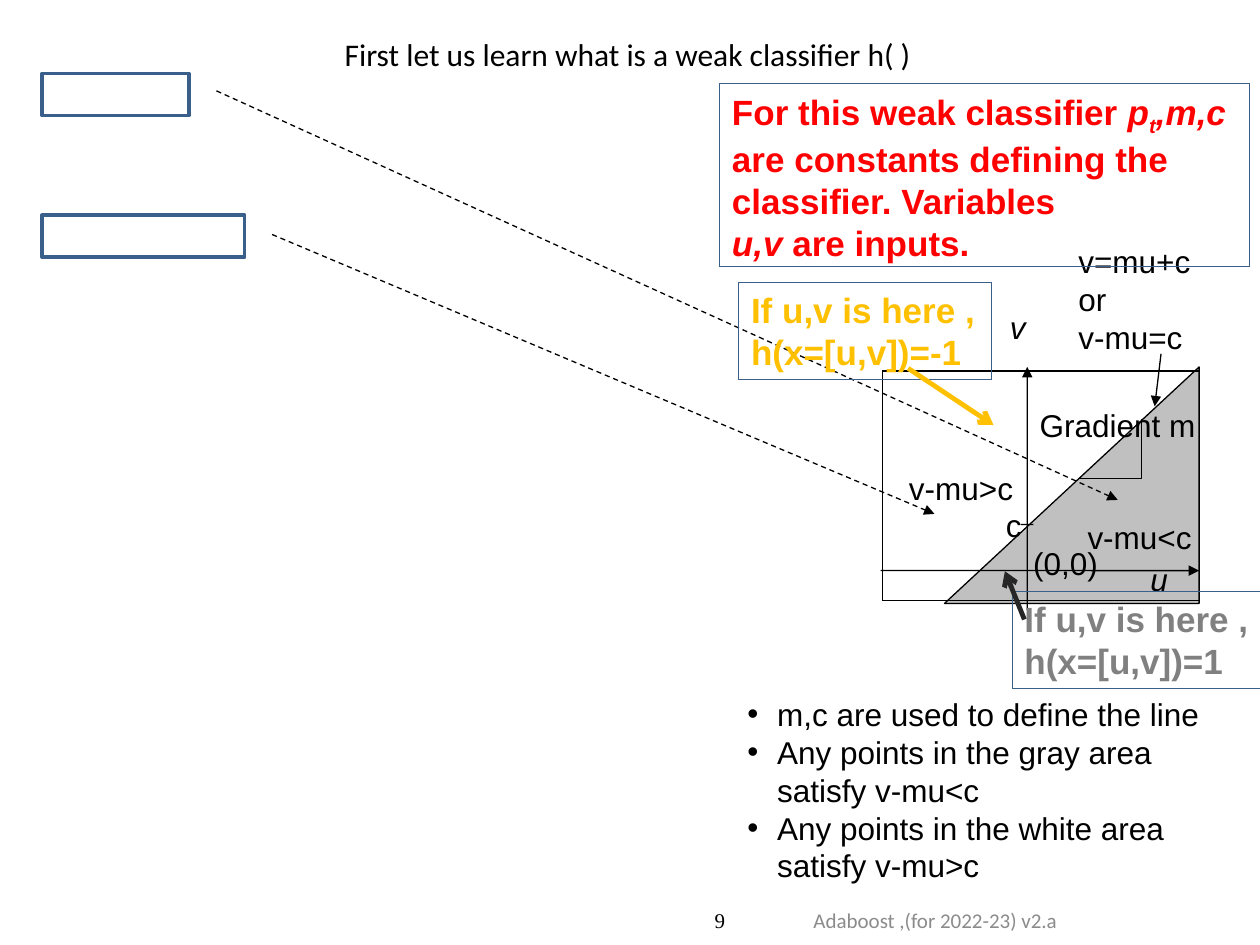
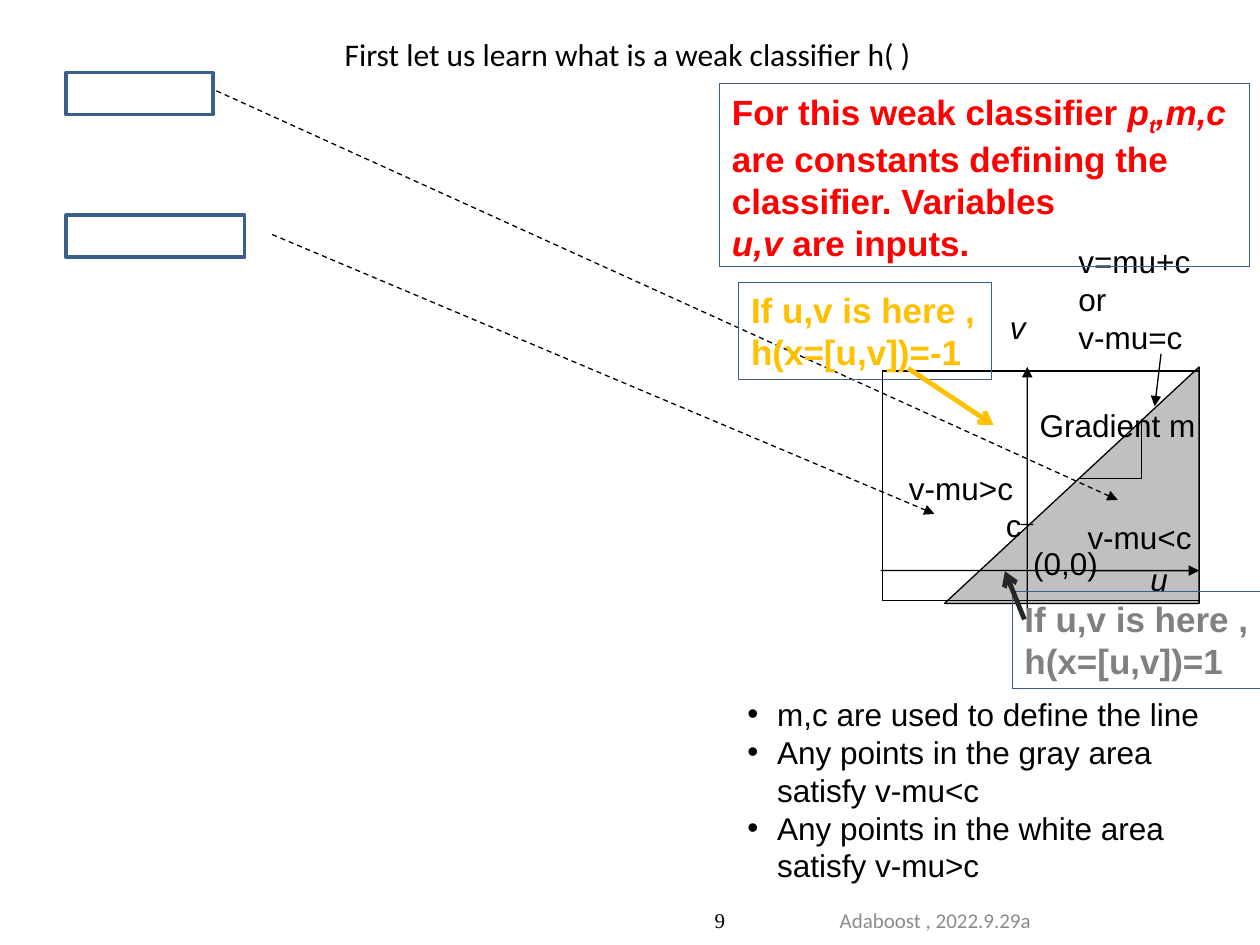
Before and after one commit to JoseHung/Speech-Recognition, a slide deck: slide 9 of slides/5707_06_adaboost.pptx. Drawn at 1260x945 pixels with LibreOffice and Linux fonts; fonts in the diff are those of the drawing; grey boxes stand for pictures. Boxes give left, top, right and bottom in pixels: in the first picture for what was removed or moved away, otherwise in the second. Text is boxed around its words. In the diff, an @@ line names an element or a change of style, - is before the commit and + after.

```diff
--- a/slides/5707_06_adaboost.pptx
+++ b/slides/5707_06_adaboost.pptx
@@ rectangle: place and size @@
-rectangle at [42,73,189,115]
+rectangle at [66,72,213,113]
@@ rectangle: place and size @@
-rectangle at [42,215,244,257]
+rectangle at [66,215,244,257]
@@ text at [840,913,1031,928]: text changed @@
-Adaboost ,(for 2022-23) v2.a
+Adaboost , 2022.9.29a
```
Also in this commit, not shown: 80 other slides changed, 9 slides added, 2 slides removed, 1 other file.
